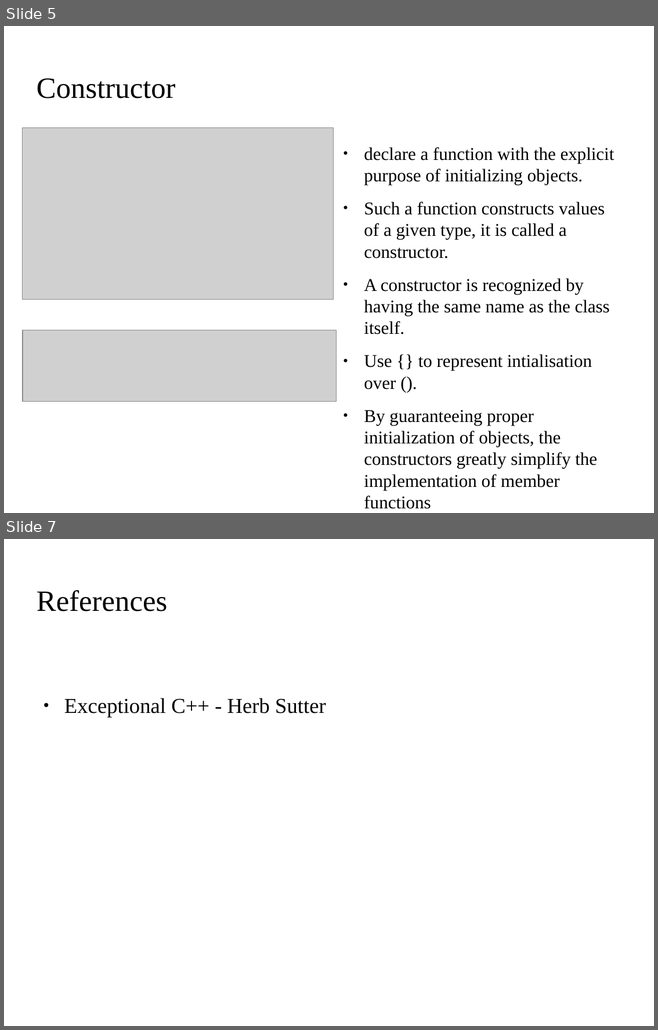
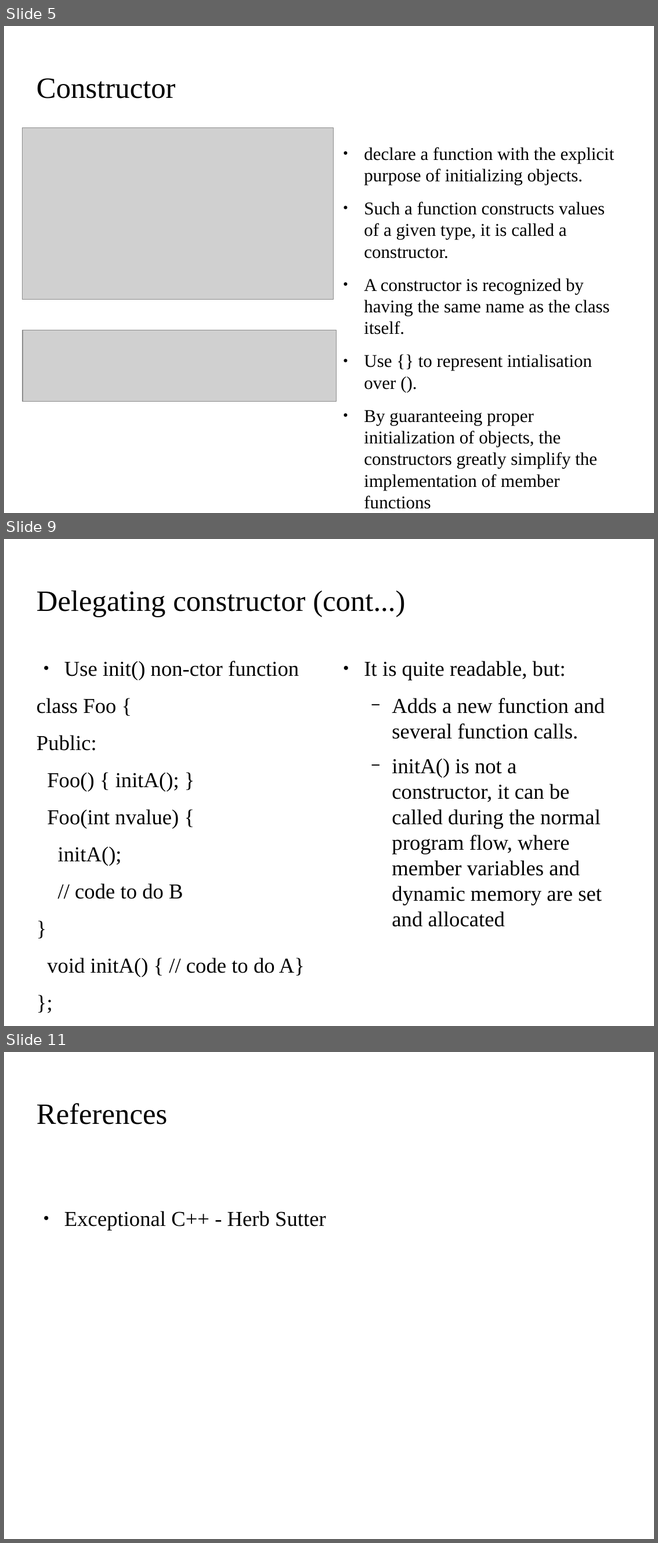
Before and after one commit to kks32/cpp-software-development, a slide deck: Ex11_Classes/Ex11_Classes.odp. Shown one above the other, each under a label of ours: slides 5 and 7 before the commit, slides 5, 9 and 11 after it; the slides between them are not shown. The pictures are 658x1030 and 658x1543 pixels, drawn with LibreOffice and Linux fonts; fonts in the diff are those of the drawing; grey boxes stand for pictures; background and template pictures are left out. Boxes give left, top, right and bottom in pixels: in the first picture for what was removed or moved away, otherwise in the second. Text is boxed around its words. In the diff, an @@ line names an element or a change of style, - is before the commit and + after.

Commit message:
delegating ctor

```diff
--- a/Ex11_Classes/Ex11_Classes.odp
+++ b/Ex11_Classes/Ex11_Classes.odp
@@ slide 9 added at bbox=[4, 539, 654, 1026], background picture (left out) @@
@@ title added at bbox=[36, 590, 405, 617], 36 pt, text #000000 @@
+Delegating constructor (cont...)
@@ text added at bbox=[36, 661, 304, 977], 26 pt, text #000000 @@
+● Use init() non-ctor function
+class Foo {
+Public:
+Foo() { initA(); }
+Foo(int nvalue) {
+initA();
+// code to do B
+}
+void initA() { // code to do A}
+};
@@ text added at bbox=[364, 661, 604, 927], 26 pt, text #000000 @@
+● It is quite readable, but:
+  − Adds a new function and several function calls.
+  − initA() is not a constructor, it can be called during the normal program flow, where member variables and dynamic memory are set and allocated
@@ what was slide 7 is now slide 11 @@
```
Also in this commit, not shown: 1 slide changed, 4 other slides added, 1 slide removed, 1 other file.
